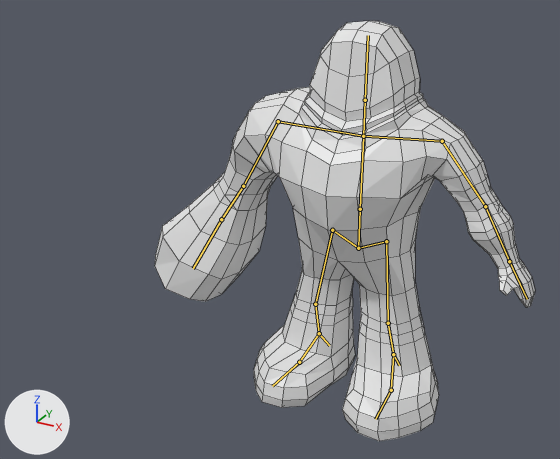
What one commit did to the Blender file Art/Enemy_01.blend.
Both versions are drawn from a camera (50 mm lens) standing at (2.69, -6.52, 4.81) and looking at (-0.4, -0.89, 2.0). The axes (+X, +Y, +Z) are drawn at lower left. The lights are the same throughout. The first picture is the older version. The bones that bend it are drawn over the model as lines. Mesh edges are drawn as thin lines.

The first picture shows 'Mutant_origin.001'.
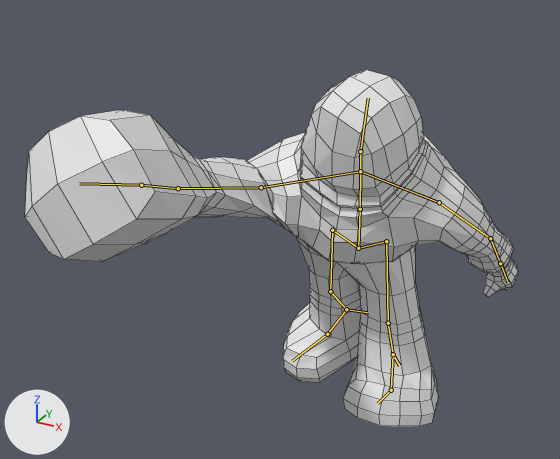
The newer file adds an action. The first version stands in its rest pose; the second is drawn at frame 1 of the action 'Attack'.

What the commit changed:
Bone 'Torso' (bone_torso) turns from (0, 0, 0) to (38, 2, -15) degrees about its own x, y and z.
Bone 'Head' (bone_head) turns from (0, 0, 0) to (-16, -16, 6) degrees about its own x, y and z.
Bone 'Arm_R' (bone_arm_r) turns from (0, 0, 0) to (-6, 6, 6) degrees about its own x, y and z.
Bone 'ForeArm_R' (bone_forearm_r) turns from (0, 0, 0) to (0, -1, -18) degrees about its own x, y and z.
Bone 'Shoulder_L' (bone_shoulder_l) turns from (0, 0, 0) to (32, -2, 10) degrees about its own x, y and z.
Bone 'Arm_L' (bone_arm_l) turns from (0, 0, 0) to (67, 70, -47) degrees about its own x, y and z.
Bone 'ForeArm_L' (bone_forearm_l) turns from (0, 0, 0) to (18, 11, 9) degrees about its own x, y and z.
Bone 'Toe_R' (bone_toe_r) turns from (0, 0, 0) to (1, -1, -18) degrees about its own x, y and z.
Bone 'Leg_L' (bone_leg_l) turns from (0, 0, 0) to (-2, 20, -22) degrees about its own x, y and z.
Bone 'Knee_L' (bone_knee_l) turns from (0, 0, 0) to (2, 1, -4) degrees about its own x, y and z.

Location of each change, (x1, y1, x2, y2) in pixels of the pictures (560 x 459 px):
'Mutant_origin.001', posed (30% wider, 15% shorter): before (155, 21, 535, 441); after (25, 70, 518, 426)
bone 'Torso', root to tip: before (360, 209) to (363, 136); after (360, 209) to (360, 171)
bone 'Head', root to tip: before (365, 100) to (368, 35); after (360, 151) to (368, 98)
bone 'Arm_R', root to tip: before (442, 141) to (485, 206); after (439, 202) to (490, 238)
bone 'ForeArm_R', root to tip: before (485, 206) to (509, 261); after (490, 238) to (500, 263)
bone 'Shoulder_L', root to tip: before (363, 136) to (278, 121); after (360, 171) to (261, 187)
bone 'Arm_L', root to tip: before (278, 121) to (243, 186); after (261, 187) to (178, 188)
bone 'ForeArm_L', root to tip: before (243, 186) to (221, 219); after (178, 188) to (141, 185)
bone 'Toe_R', root to tip: before (391, 390) to (375, 419); after (391, 390) to (377, 403)
bone 'Leg_L', root to tip: before (332, 230) to (315, 304); after (332, 230) to (330, 291)
bone 'Knee_L', root to tip: before (315, 304) to (319, 333); after (330, 291) to (346, 309)
